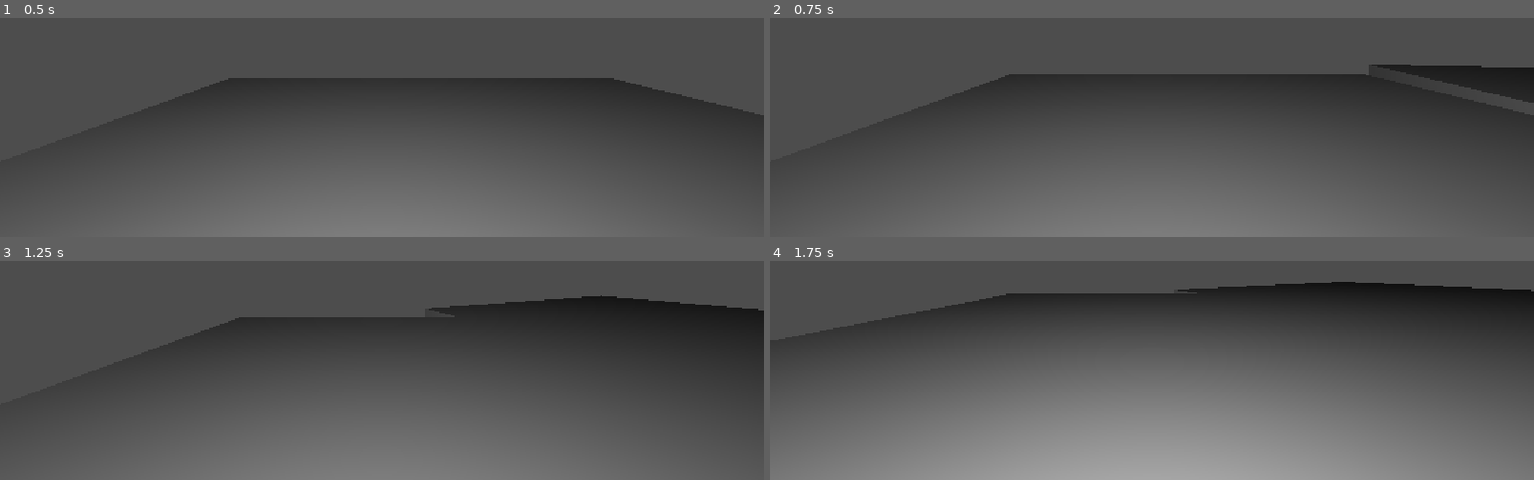
Above: before the commit, frames 1-4 (two rows, left to right).
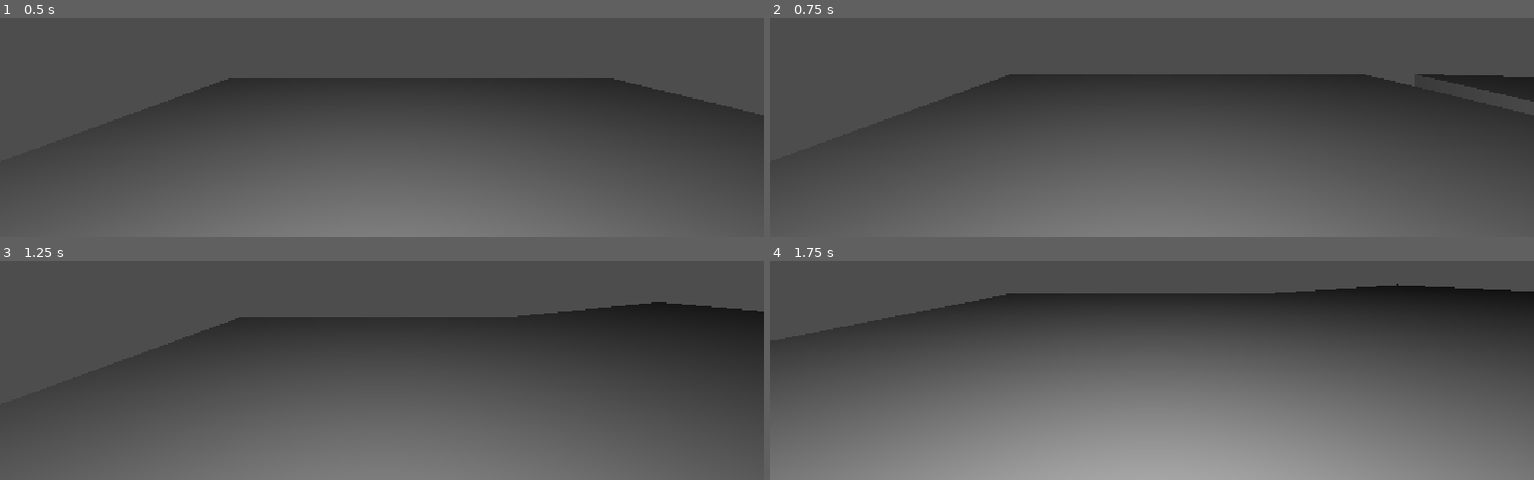
Above: after the commit, the same moments.

Repository: samuelvazan/the-machine-videogame
Game: Godot game, scene res://main.tscn
Two runs of this game, one before a commit and one after it. Both use one fixed random seed, a clock stepped at 60 frames per second and the inputs below.
Inputs:
- Up to frame 1 (0.5 s): no input
- Up to frame 2 (0.75 s): tap Enter at 0.5 s; tap S (camBackward) at 0.6 s
- Up to frame 3 (1.25 s): no input
- Up to frame 4 (1.75 s): tap E (camDown) at 1.35 s

Frame 1 is identical in both runs. In frame 2, 0.9% of the frame differs, in the area x 78-100%, y 21-39%; in frame 3, 1.5%, in the area x 56-100%, y 15-26%; in frame 4, 0.9%.

Commit message:
Fixed the rotation pivot point

Diff:
--- a/island_manager.gd
+++ b/island_manager.gd
@@ -1,8 +1,8 @@
 class_name IslandManager
 extends Node
 
-const FIRST_PLATFORM_LINK_POINT := Vector3(5.0, 0.0, 5.0)
-const SECOND_PLATFORM_LINK_POINT := Vector3(-5.0, 0.0, -5.0)
+const FIRST_PLATFORM_LINK_POINT := Vector3(6.0, 0.0, 6.0)
+const SECOND_PLATFORM_LINK_POINT := Vector3(-4.0, 0.0, -4.0)
 const LINK_ROTATION_DEGREES := 120.0
 
 @export var island_scene: PackedScene # Assign island.tscn here.
